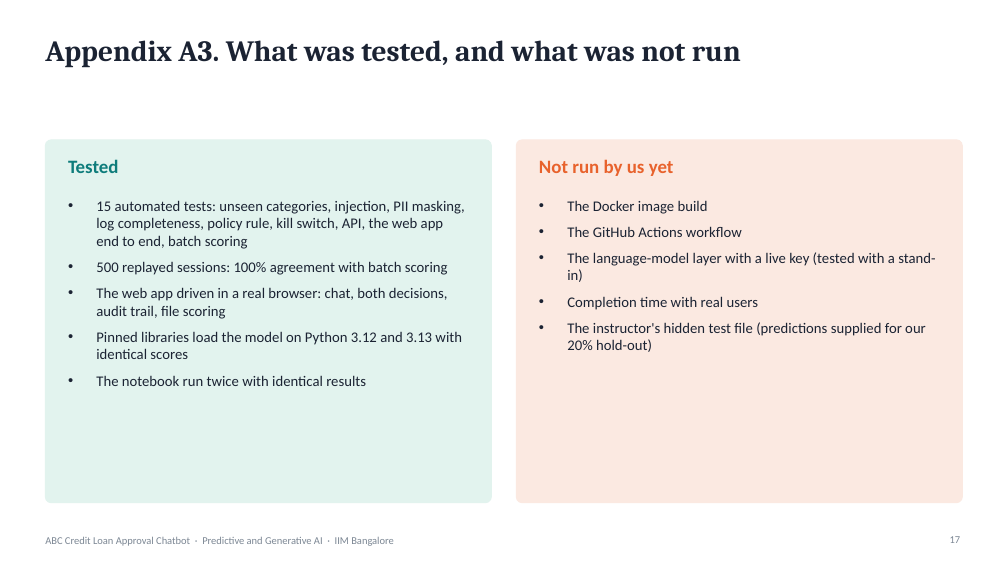
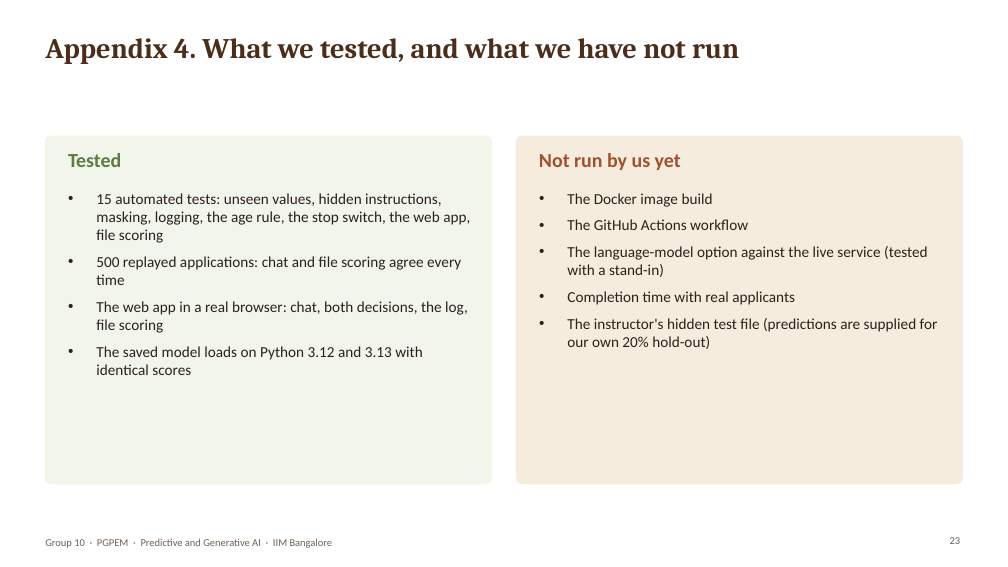
Before and after one commit to joymondal/abc_credit_project, a slide deck: slide 23 of docs/ABC_Credit_Chatbot_Presentation.pptx (slide 17 before the commit). Drawn at 1008x567 pixels with LibreOffice and Linux fonts; fonts in the diff are those of the drawing; background and template pictures are left out. Boxes give left, top, right and bottom in pixels: in the first picture for what was removed or moved away, otherwise in the second. Text is boxed around its words. In the diff, an @@ line names an element or a change of style, - is before the commit and + after.

```diff
--- a/docs/ABC_Credit_Chatbot_Presentation.pptx
+++ b/docs/ABC_Credit_Chatbot_Presentation.pptx
@@ title at (45,38,739,64): text changed; size 28 to 27 pt; text colour #1B2333 to #4A2E1B @@
-Appendix A3. What was tested, and what was not run
+Appendix 4. What we tested, and what we have not run
@@ rounded rectangle: place and size @@
-rounded rectangle at (45,140,492,503)
+rounded rectangle at (45,136,492,484)
@@ rounded rectangle at (45,136,492,484): fill #E2F3EE to #F2F5EA; outline #E2F3EE 1 pt to #F2F5EA 1 pt @@
@@ text "Tested" at (68,153,121,167): size 18 to 19 pt, text colour #0E7C7B to #5F7A45 @@
@@ rounded rectangle: place and size @@
-rounded rectangle at (516,140,963,503)
+rounded rectangle at (516,136,963,484)
@@ rounded rectangle at (516,136,963,484): fill #FBE9E1 to #F6ECDD; outline #FBE9E1 1 pt to #F6ECDD 1 pt @@
@@ text "Not run by us yet" at (539,153,681,170): size 18 to 19 pt, text colour #E8622C to #A0522D @@
@@ text at (96,193,470,375): text changed; size 14 to 14.5 pt; text colour #1B2333 to #2A211B @@
-• 15 automated tests: unseen categories, injection, PII masking, log completeness, policy rule, kill switch, API, the web app end to end, batch scoring
-• 500 replayed sessions: 100% agreement with batch scoring
-• The web app driven in a real browser: chat, both decisions, audit trail, file scoring
-• Pinned libraries load the model on Python 3.12 and 3.13 with identical scores
-• The notebook run twice with identical results
+• 15 automated tests: unseen values, hidden instructions, masking, logging, the age rule, the stop switch, the web app, file scoring
+• 500 replayed applications: chat and file scoring agree every time
+• The web app in a real browser: chat, both decisions, the log, file scoring
+• The saved model loads on Python 3.12 and 3.13 with identical scores
@@ text "The Docker image build": place and size @@
-text "The Docker image build" at (567,200,935,352)
+text "The Docker image build" at (567,193,938,349)
@@ text at (567,193,748,230): size 14 to 14.5 pt, text colour #1B2333 to #2A211B in "The Docker image build", "The GitHub Actions workflow" @@
@@ text at (567,246,938,349): text changed; size 14 to 14.5 pt; text colour #1B2333 to #2A211B @@
-• The language-model layer with a live key (tested with a stand-in)
-• Completion time with real users
-• The instructor's hidden test file (predictions supplied for our 20% hold-out)
+• The language-model option against the live service (tested with a stand-in)
+• Completion time with real applicants
+• The instructor's hidden test file (predictions are supplied for our own 20% hold-out)
@@ text at (45,538,333,548): text changed; text colour #7C8794 to #6E6157 @@
-ABC Credit Loan Approval Chatbot · Predictive and Generative AI · IIM Bangalore
+Group 10 · PGPEM · Predictive and Generative AI · IIM Bangalore
@@ page number removed at (950,536,961,543) @@
-17
@@ page number added at (950,537,961,544), 10 pt, text #6E6157 @@
+23
```
Also in this commit, not shown: 9 other slides changed, 14 slides added, 8 slides removed, 4 other files.
